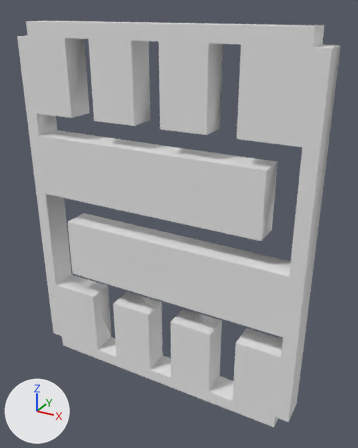
The OBJ model Models/6CorridorWorld.obj, before and after one commit.
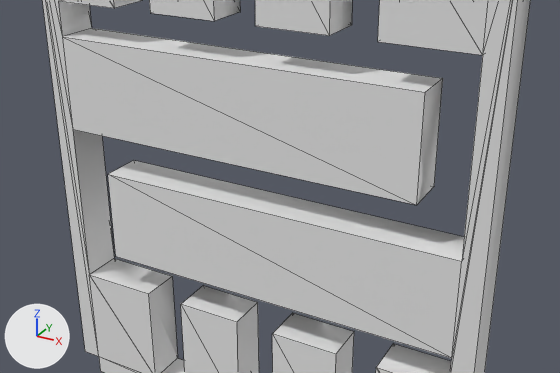
Each version is shown whole from a 50 mm camera at (40.7, -44.1, 40.9) aimed at (16.7, -0.5, 19.1), then close up on the part from 0% to 98% of the width and 25% to 77% of the height. Every picture has the same lights, and +X, +Y and +Z are marked at lower left. The close-ups show mesh edges as thin lines. Where no turn or scale is listed for an object, it has been applied to the vertices.

Names of what the first close-up shows: '6CorridorWorld'.
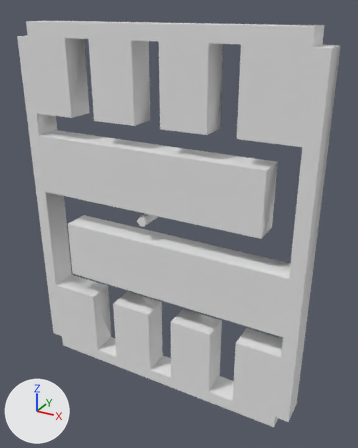
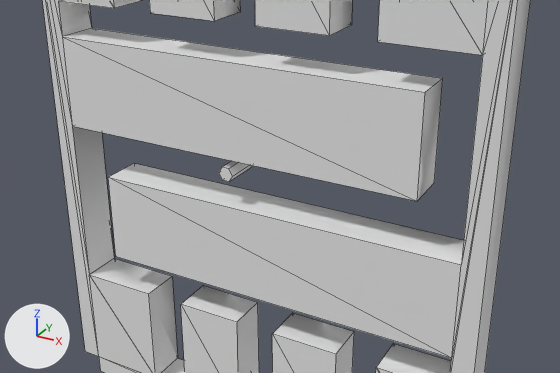
Commit message: Added unique looking landmark in 6 corridor world

What differs and where, as boxes [x1, y1, x2, y2] in the close-ups (560 x 373 px; the box of a moved part takes in the faces that stretch with it):
part 1 of me_6corridorworld, added
    after: [219, 161, 253, 182]
part 2 of me_6corridorworld, moved or reshaped
    both: [47, 0, 470, 321]

The change, as a diff of the scene's bpy script:
```diff
--- a/Models/6CorridorWorld.obj.py
+++ b/Models/6CorridorWorld.obj.py
@@ me_6corridorworld @@
 me_6corridorworld.from_pydata(...)  # 98 vertices, 144 faces; spans x -1.5..31.5, y -3.1..0.0, z -1.5..39.5
 # used by ob_6corridorworld; location = (0.0, 0.0, 0.0)
 # verts and faces of me_6corridorworld; kept vertices keep their numbers, new ones are numbered from 98
 # before: 18 (0.0, 0.0, 20.5), 42 (0.0, -3.1, 20.5) at pixel (72, 129), 84 (30.0, 0.0, 17.5), 85 (3.0, 0.0, 17.5) at pixel (133, 160), 88 (3.0, -3.1, 17.5) at pixel (107, 174)
 # before: 89 (30.0, -3.1, 17.5) at pixel (461, 261), 90 (27.0, 0.0, 20.5) at pixel (434, 186), 91 (27.0, -3.1, 20.5) at pixel (416, 205)
+# me_6corridorworld part 1: a new loose piece, a 6-sided cylinder along y spanning x 12.91..14.03, y -3.07..-0.07, z 19.17..20.14, in mat_frontcolor (white #e7e7e7)
+# me_6corridorworld part 2
+for i in [18, 42, 90, 91]: verts[i] += (0.0, 0.0, 0.3)
+for i in [84, 85, 88, 89]: verts[i] += (0.0, 0.0, -0.3)
 me_6corridorworld.materials.append(mat_frontcolor)
```
